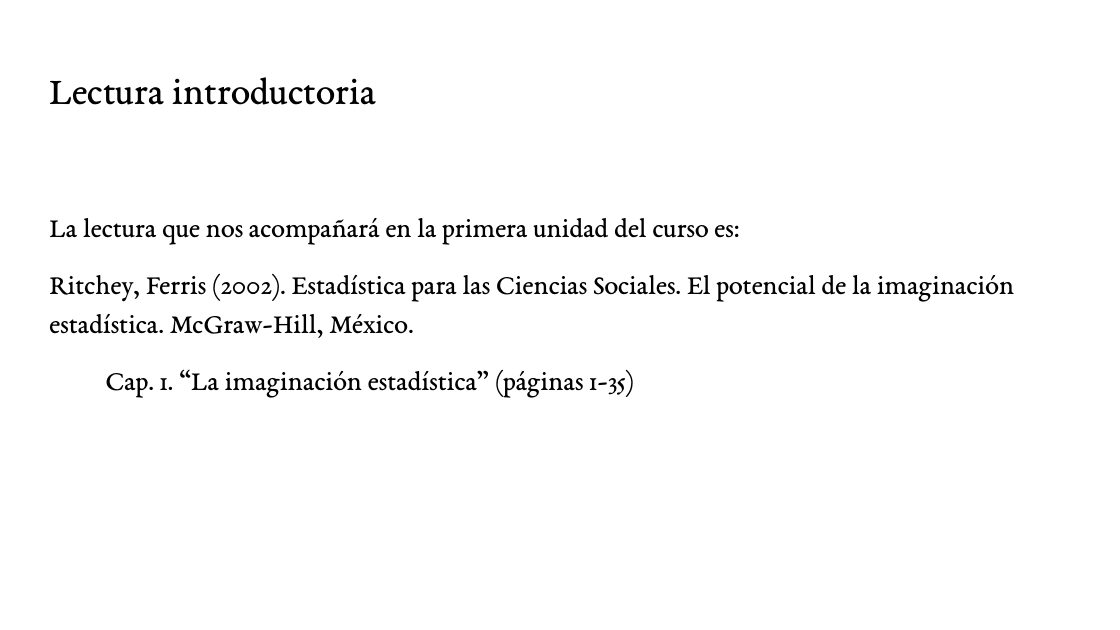
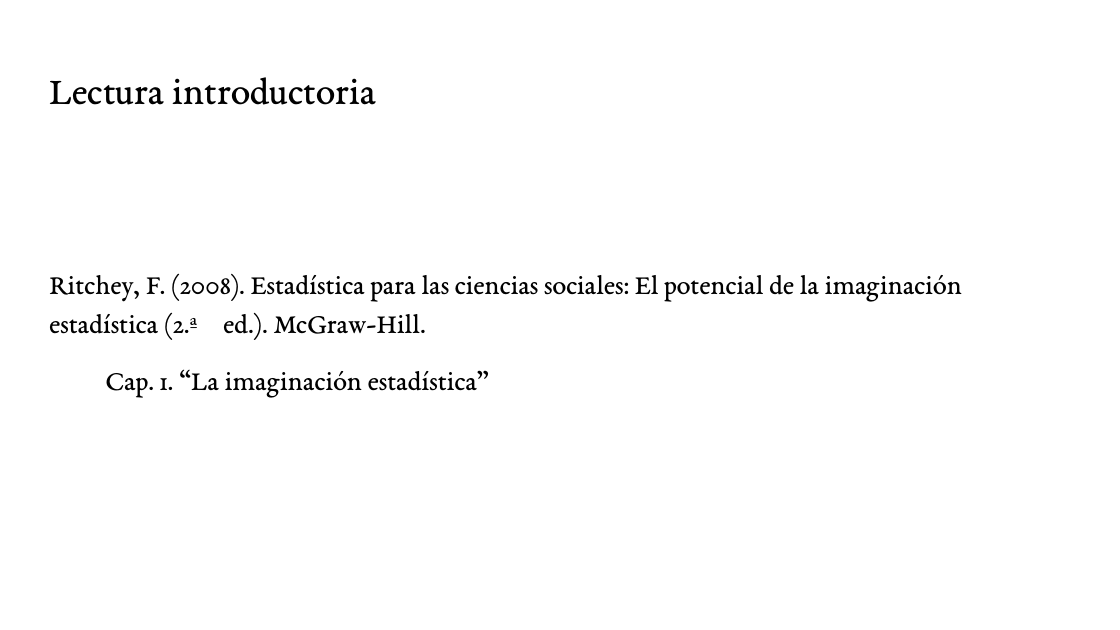
Before and after one commit to KAravena/udp-magister-visualizacion-datos-r, a slide deck: slide 11 of clases/clase_00/clase_00.pptx. Drawn at 1120x630 pixels with LibreOffice and Linux fonts; fonts in the diff are those of the drawing. Boxes give left, top, right and bottom in pixels: in the first picture for what was removed or moved away, otherwise in the second. Text is boxed around its words. In the diff, an @@ line names an element or a change of style, - is before the commit and + after.

```diff
--- a/clases/clase_00/clase_00.pptx
+++ b/clases/clase_00/clase_00.pptx
@@ text at (49,273,962,398): text changed @@
-La lectura que nos acompañará en la primera unidad del curso es:
-Ritchey, Ferris (2002). Estadística para las Ciencias Sociales. El potencial de la imaginación estadística. McGraw-Hill, México.
-Cap. 1. “La imaginación estadística” (páginas 1-35)
+Ritchey, F. (2008). Estadística para las ciencias sociales: El potencial de la imaginación estadística (2.ª ed.). McGraw-Hill.
+Cap. 1. “La imaginación estadística”
```
Also in this commit, not shown: 3 other slides changed, 2 slides added, 2 slides removed, 37 other files.
